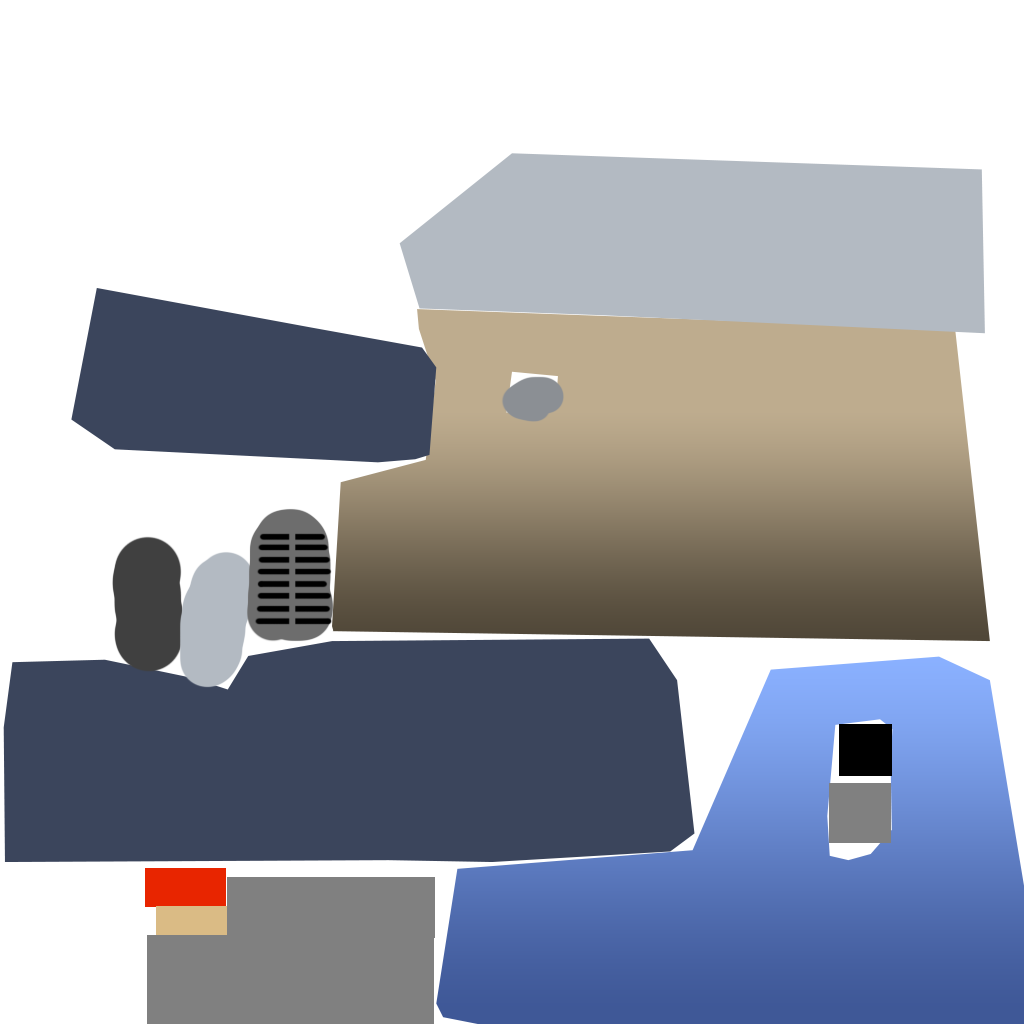
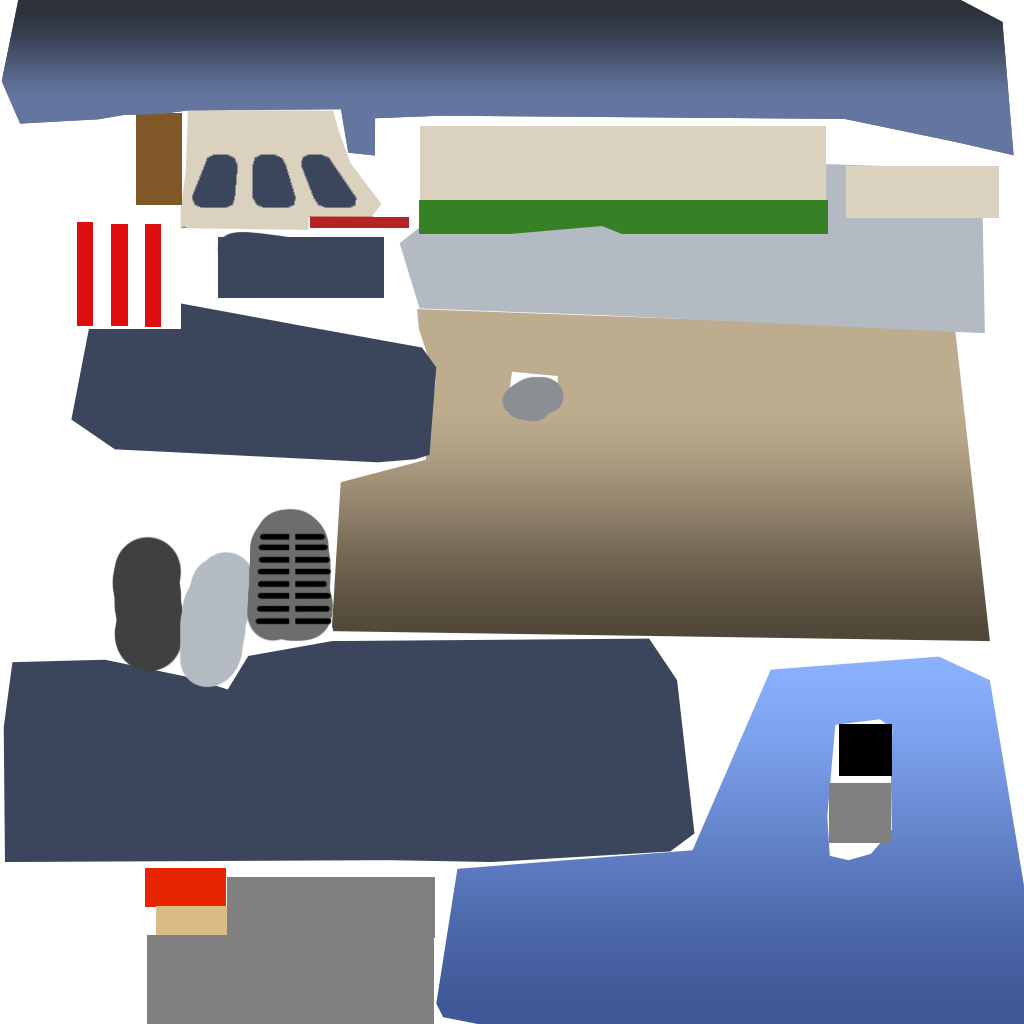
Revision of a layered 1024px x 1024px image; what changed, layer by layer:
added layer "Layer 10" above "Layer 14" over [1,0,1014,298]
added layer "Layer 14" above "Layer 13" over [136,113,182,205]
added layer "Layer 13" above "Layer 12" over [180,109,409,230]
added layer "Layer 9" above "Layer 8" over [77,222,181,329]
added layer "Layer 8" above "Layer 7" over [420,126,999,218]
added layer "Layer 7" above "Layer 6" over [419,200,828,234]
